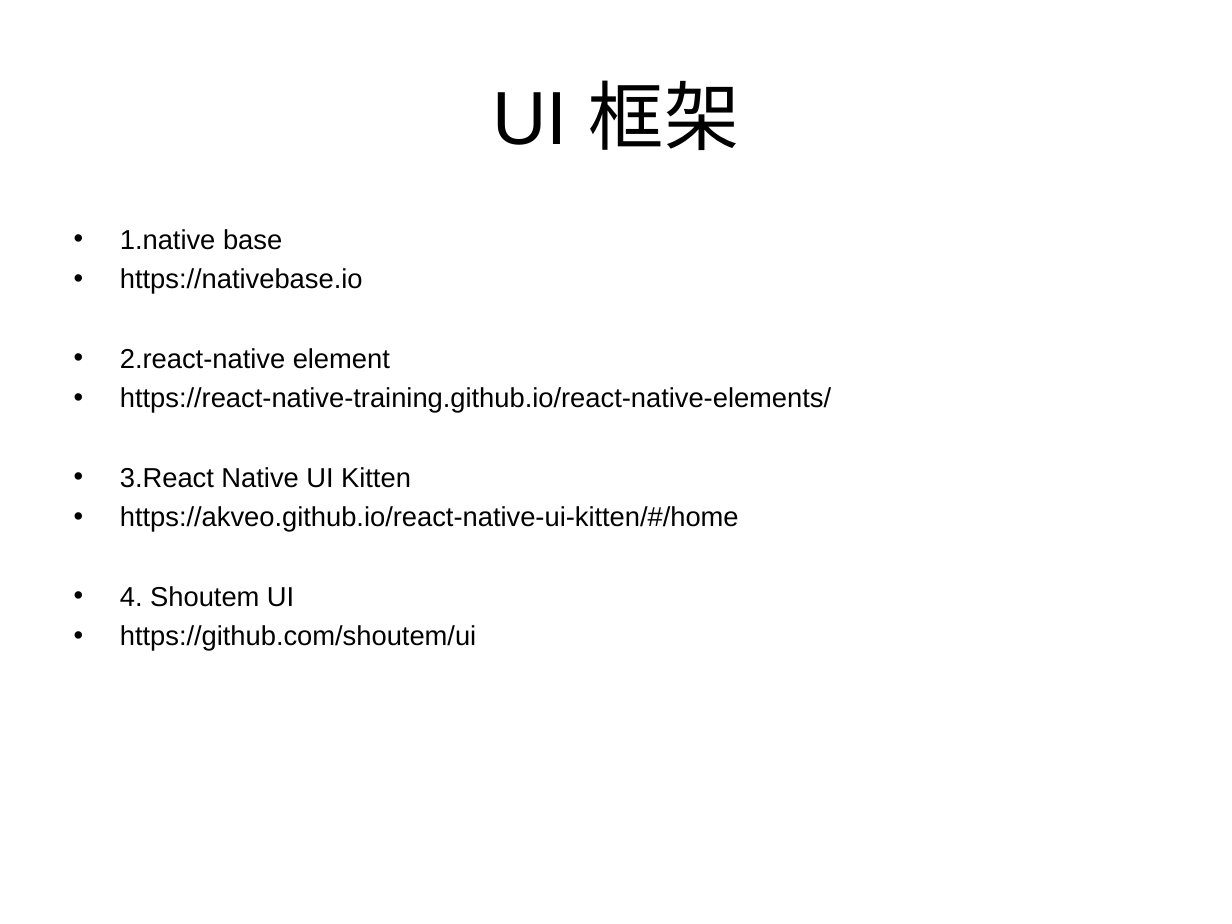
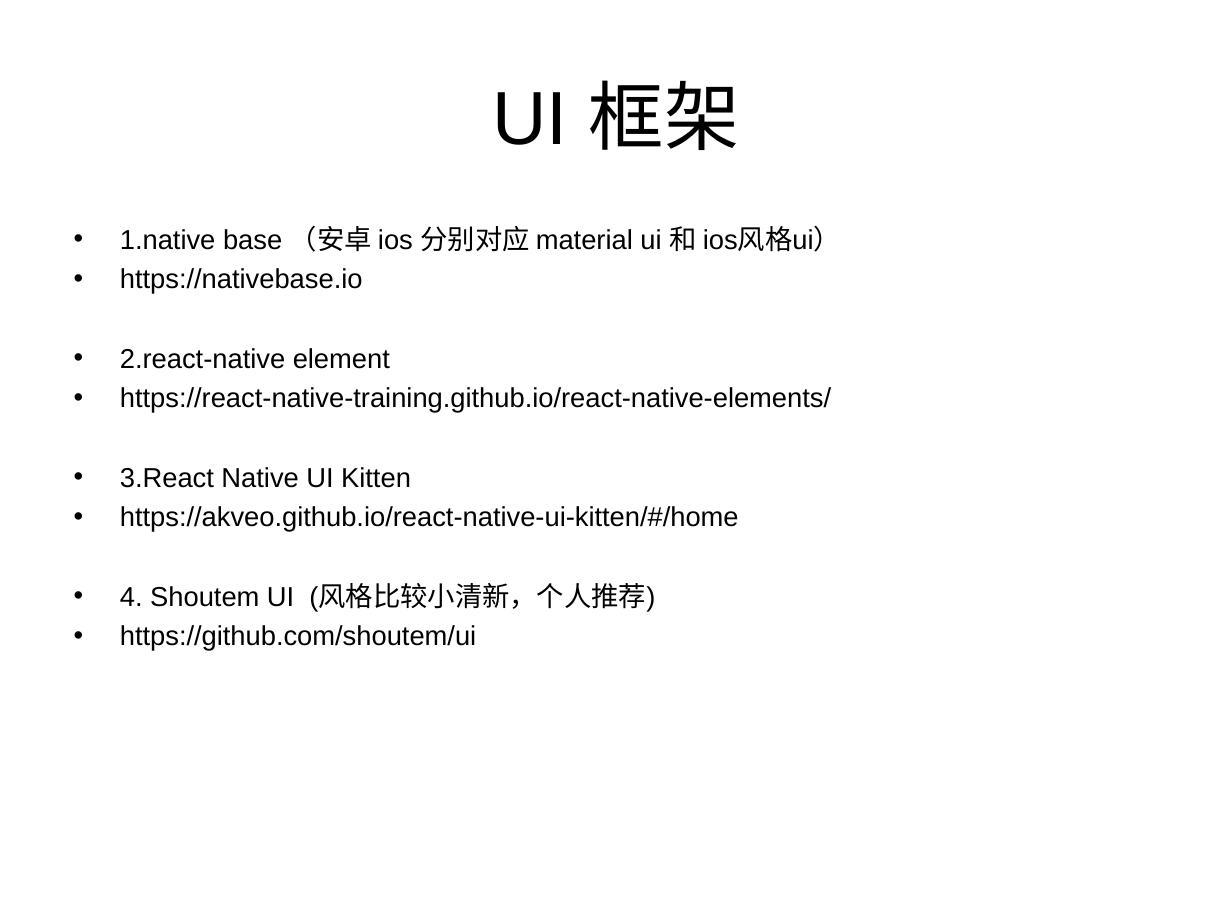
Before and after one commit to ilovezy/rnDemo, a slide deck: slide 11 of React-native 介绍.ppt. Drawn at 1232x924 pixels with LibreOffice and Linux fonts; fonts in the diff are those of the drawing. Boxes give left, top, right and bottom in pixels: in the first picture for what was removed or moved away, otherwise in the second. Text is boxed around its words. In the diff, an @@ line names an element or a change of style, - is before the commit and + after.

Commit message:
update

```diff
--- a/React-native 介绍.ppt
+++ b/React-native 介绍.ppt
@@ text at (120, 225, 841, 252): text changed @@
-• 1.native base
+• 1.native base （安卓 ios 分别对应 material ui 和 ios风格ui）
@@ text at (120, 585, 655, 612): text changed @@
-• 4. Shoutem UI
+• 4. Shoutem UI (风格比较小清新，个人推荐)
```
